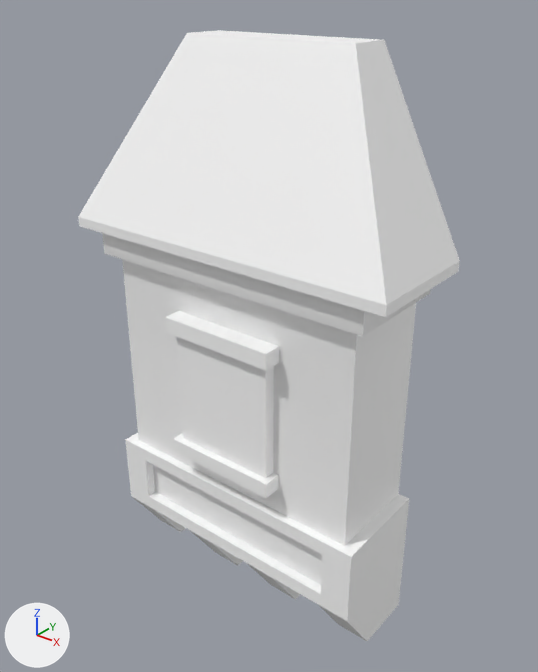
Before and after pictures for a commit that changed the glTF model assets/synty/simple_fantasy/models/SF_Bld_Castle_Window_01.glb.
Before and after are seen from a camera (50 mm lens) standing at (0.0655, -0.0876, 0.052) and looking at (0.0011, -0.0071, 0.0021). Lighting does not change. The marker at lower left points along +X, +Y and +Z.

The first picture shows 'SF_Bld_Castle_Window_01'.
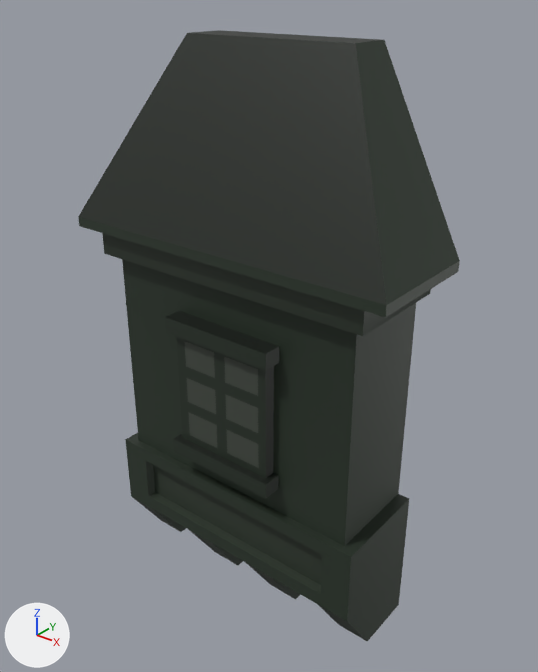
The change, as a list of edits to the scene's bpy script:
```text
Add img_undead_footman_01:
    img_undead_footman_01 = load_image('Undead_Footman_01', '_unpacked/Undead_Footman_01', 512, 512, 'sRGB')
Change mat_lambert2:
    add n3 = _N.new('ShaderNodeMix'); n3.name = 'Mix'
    add n3.data_type = 'RGBA'
    add n3.blend_type = 'MULTIPLY'
    add n3.inputs[0].default_value = 1.0  # 'Factor'
    add n4 = _N.new('ShaderNodeTexImage'); n4.name = 'Image Texture'
    add n4.image = img_undead_footman_01
    where n2 = _N.new('ShaderNodeVertexColor'); n2.name = 'Color Attribute'
    where n0 = _N.new('ShaderNodeBsdfPrincipled'); n0.name = 'Principled BSDF'
    remove _L.new(n2.outputs[0], n0.inputs[0])  # 'Color' to 'Base Color'
    add _L.new(n3.outputs[2], n0.inputs[0])  # 'Result' to 'Base Color'
    add _L.new(n2.outputs[0], n3.inputs[7])  # 'Color' to 'B'
    add _L.new(n4.outputs[0], n3.inputs[6])  # 'Color' to 'A'
```

Pixel boxes [x1, y1, x2, y2] of what changed, in the pictures (538 x 672 px):
'SF_Bld_Castle_Window_01', surface changed (white to black)
    both: [78, 30, 460, 641]
